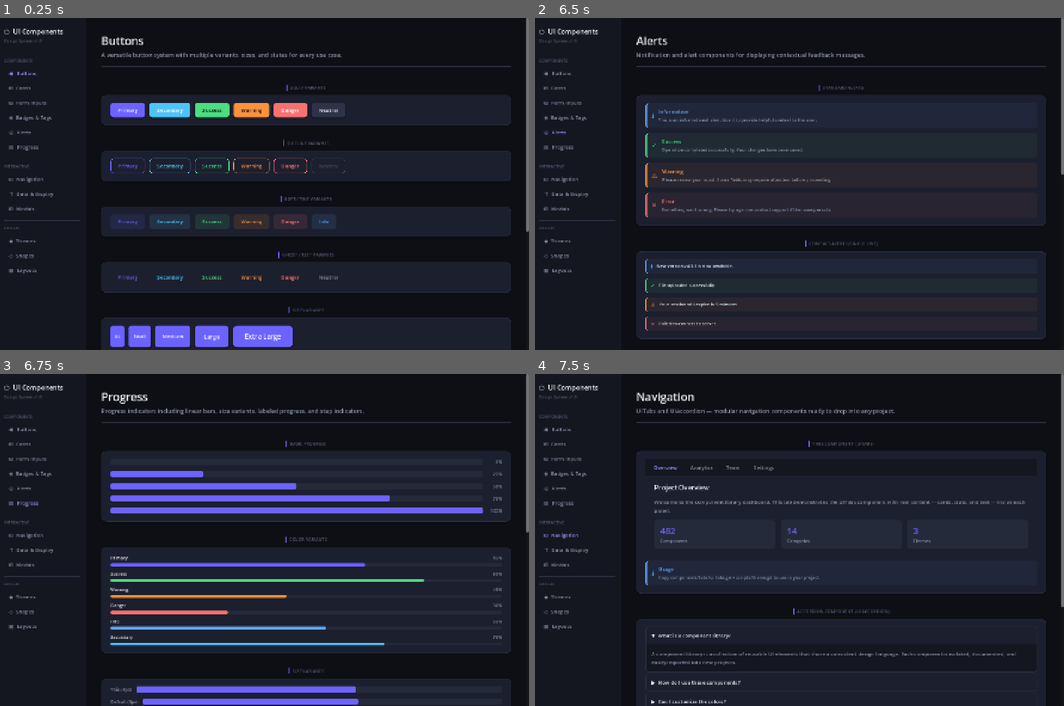
Above: before the commit, frames 1-4 (two rows, left to right).
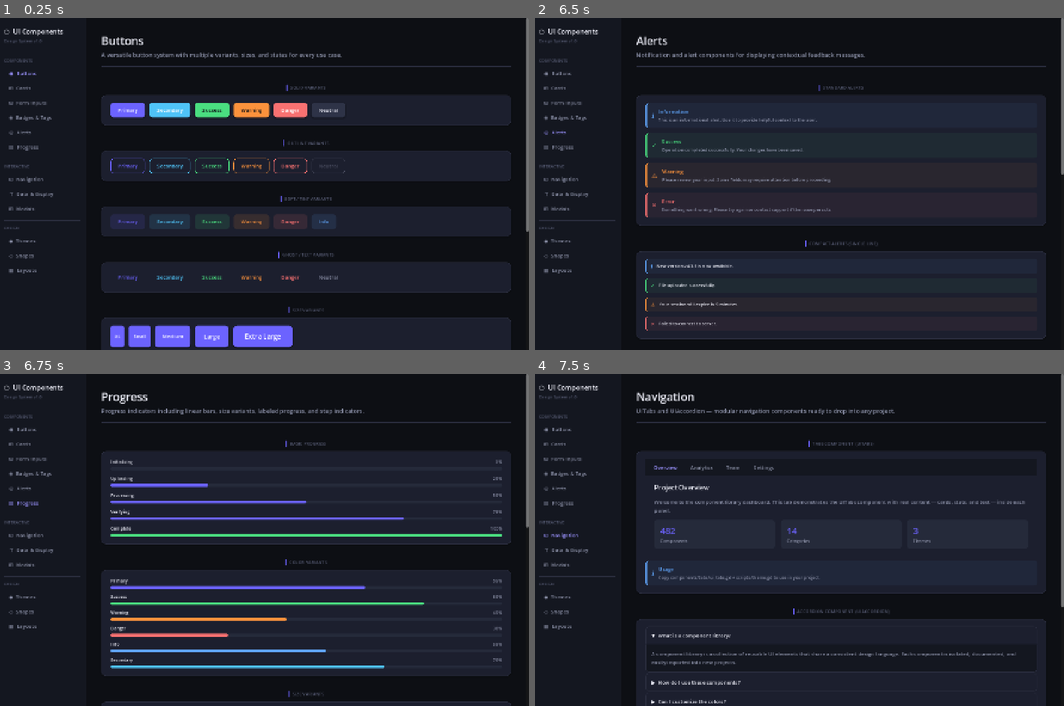
Above: after the commit, the same moments.

Repository: Cai-ki/godot-component-library
Game: Godot game, scene res://scenes/main.tscn
The game is run twice, just before and just after one commit, with the same random seed, the same clock (stepped at 60 frames per second) and the same inputs.
Inputs (mouse positions are in pixels of both pictures, inside the frame that each line leads up to):
- Up to frame 1 (0.25 s): no input
- Up to frame 2 (6.5 s): click "◉ Buttons" at 0.5 s; click "⊞ Cards" at 1.25 s; click "⊟ Form Inputs" at 2 s; click (688, 117) at 2.77 s; type "12" at 2.85 s; click (889, 117) at 3 s; type "12" at 3.08 s; click (688, 184) at 3.23 s; type "12" at 3.32 s; click (788, 184) at 3.52 s; type "12" at 3.6 s; click (889, 184) at 3.75 s; type "12" at 3.83 s; click (989, 184) at 3.98 s; type "12" at 4.07 s; click (741, 270) at 4.27 s; type "Alex" at 4.35 s; click "◈ Badges & Tags" at 5 s; click "◎ Alerts" at 5.75 s
- Up to frame 3 (6.75 s): click "▤ Progress" at 6.5 s
- Up to frame 4 (7.5 s): click "⊡ Navigation" at 7.25 s

Frames 1-2 are identical in both runs. In frame 3, 30% of the frame differs, in the area x 19-100%, y 25-100%; in frame 4, nothing differs.

Commit message:
feat: replace bare percentage labels in Basic Progress with semantic task names
Switched from _progress_row (right-side % label only) to _labeled_bar
(left task name + right %) with meaningful step labels. Complete bar
uses SUCCESS color for visual feedback.

Diff:
--- a/scripts/pages/progress_page.gd
+++ b/scripts/pages/progress_page.gd
@@ -21,12 +21,12 @@
 func _basic_progress(parent: Control) -> void:
 	UI.section(parent, "Basic Progress")
 	var card_v := UI.card(parent, 24, 20)
-	var v := UI.vbox(card_v, 16)
-	_progress_row(v, "0%", 0.0, UITheme.PRIMARY)
-	_progress_row(v, "25%", 0.25, UITheme.PRIMARY)
-	_progress_row(v, "50%", 0.5, UITheme.PRIMARY)
-	_progress_row(v, "75%", 0.75, UITheme.PRIMARY)
-	_progress_row(v, "100%", 1.0, UITheme.PRIMARY)
+	var v := UI.vbox(card_v, 14)
+	_labeled_bar(v, "Initializing",  0.0,  UITheme.PRIMARY)
+	_labeled_bar(v, "Uploading",     0.25, UITheme.PRIMARY)
+	_labeled_bar(v, "Processing",    0.50, UITheme.PRIMARY)
+	_labeled_bar(v, "Verifying",     0.75, UITheme.PRIMARY)
+	_labeled_bar(v, "Complete",      1.0,  UITheme.SUCCESS)
 
 
 func _progress_row(parent: Control, label_text: String, value: float, color: Color, height: int = 8) -> void:
